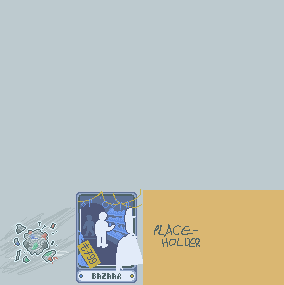
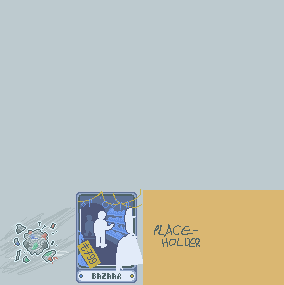
Before/after of a 284 x 285 layered artwork. What changed in the layer stack:
painted on "\ #147" over (x1=93, y1=211, x2=116, y2=242)
painted on "\ #144" over (x1=94, y1=211, x2=115, y2=248)
painted on "\ #149" over (x1=83, y1=221, x2=93, y2=236)
